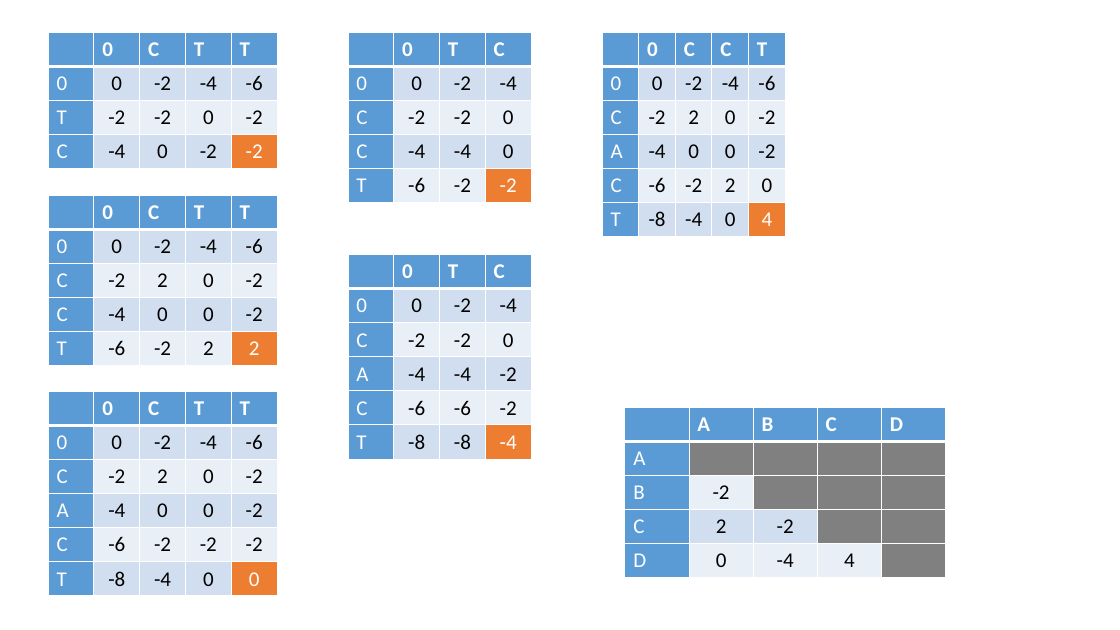
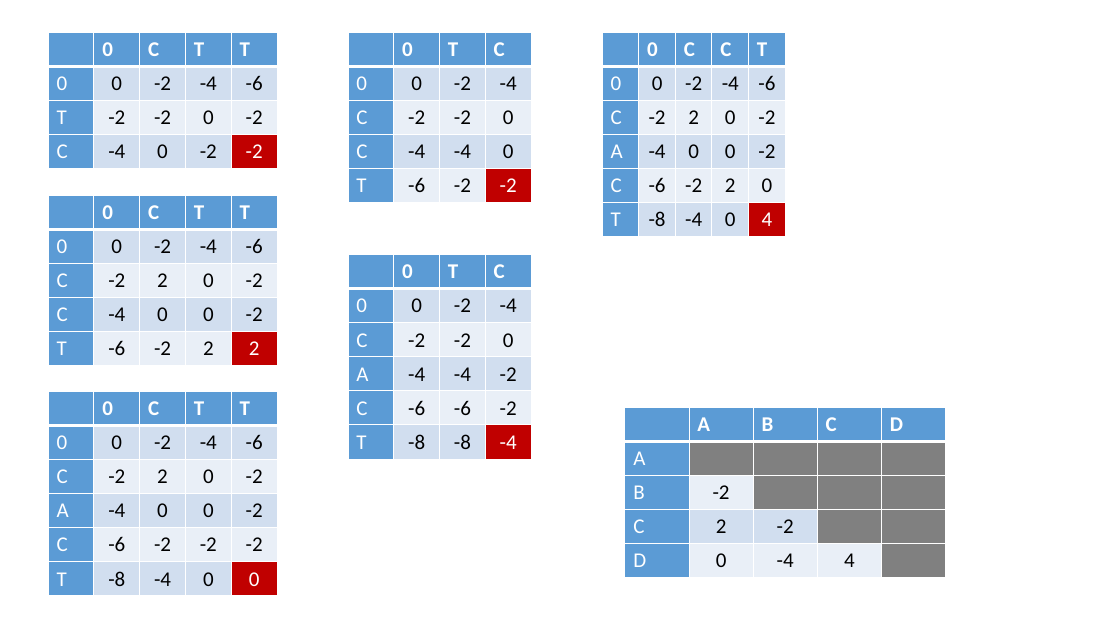
Before and after one commit to RiesBen/BioinformaticsI-Assigments, a slide deck: slide 1 of Assignment IV/Img/AssignmentII-2.pptx. Drawn at 1120x630 pixels with LibreOffice and Linux fonts; fonts in the diff are those of the drawing. Boxes give left, top, right and bottom in pixels: in the first picture for what was removed or moved away, otherwise in the second. Text is boxed around its words. In the diff, an @@ line names an element or a change of style, - is before the commit and + after.

```diff
--- a/Assignment IV/Img/AssignmentII-2.pptx
+++ b/Assignment IV/Img/AssignmentII-2.pptx
@@ table at [48, 32, 279, 166] @@
@@ fill #ED7D31 to #C00000 in row 4, column 5 @@
@@ table at [348, 32, 533, 200] @@
@@ fill #ED7D31 to #C00000 in row 5, column 4 @@
@@ table at [602, 32, 787, 234] @@
@@ fill #ED7D31 to #C00000 in row 6, column 5 @@
@@ table at [48, 195, 279, 363] @@
@@ fill #ED7D31 to #C00000 in row 5, column 5 @@
@@ table at [348, 255, 533, 456] @@
@@ fill #ED7D31 to #C00000 in row 6, column 4 @@
@@ table at [48, 392, 279, 593] @@
@@ fill #ED7D31 to #C00000 in row 6, column 5 @@
```
Also in this commit, not shown: 1 other slide changed, 7 other files.
